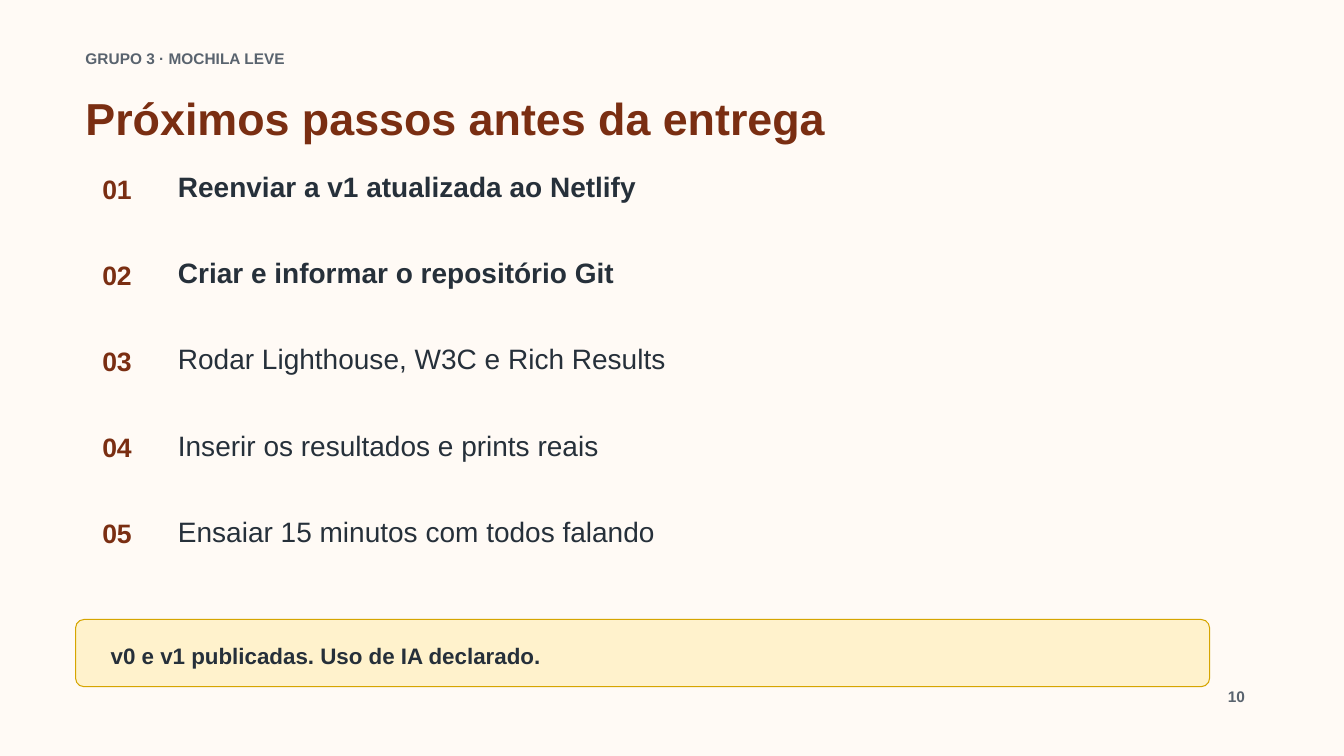
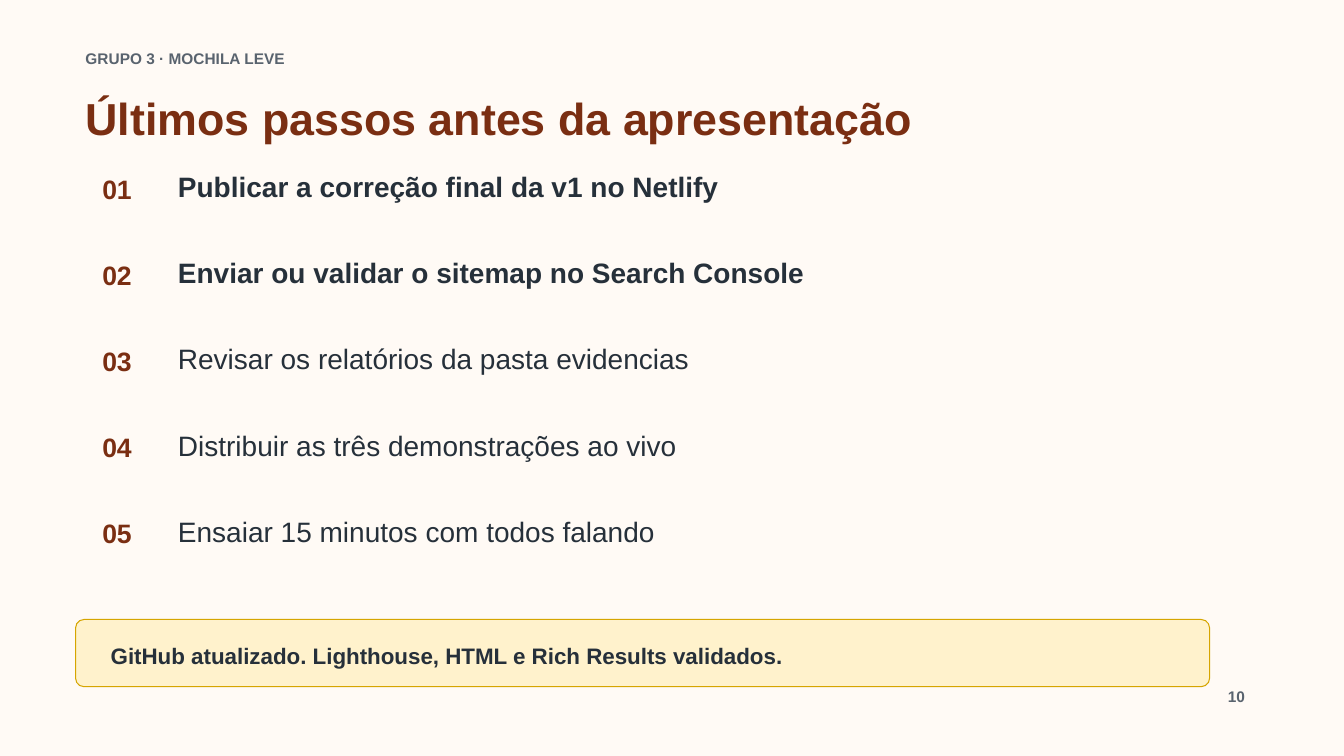
Before and after one commit to MRIshizawa/grupo3-blog-mochila-leve-seo, a slide deck: slide 10 of apresentacao-seo-grupo3.pptx. Drawn at 1344x756 pixels with LibreOffice and Linux fonts; fonts in the diff are those of the drawing. Boxes give left, top, right and bottom in pixels: in the first picture for what was removed or moved away, otherwise in the second. Text is boxed around its words. In the diff, an @@ line names an element or a change of style, - is before the commit and + after.

Commit message:
Adiciona evidências e resultados finais de SEO

```diff
--- a/apresentacao-seo-grupo3.pptx
+++ b/apresentacao-seo-grupo3.pptx
@@ text at box(85, 100, 912, 144): text changed @@
-Próximos passos antes da entrega
+Últimos passos antes da apresentação
@@ text at box(178, 176, 718, 202): text changed @@
-Reenviar a v1 atualizada ao Netlify
+Publicar a correção final da v1 no Netlify
@@ text at box(178, 262, 804, 289): text changed @@
-Criar e informar o repositório Git
+Enviar ou validar o sitemap no Search Console
@@ text at box(178, 348, 688, 375): text changed @@
-Rodar Lighthouse, W3C e Rich Results
+Revisar os relatórios da pasta evidencias
@@ text at box(178, 435, 676, 461): text changed @@
-Inserir os resultados e prints reais
+Distribuir as três demonstrações ao vivo
@@ text at box(111, 647, 782, 669): text changed @@
-v0 e v1 publicadas. Uso de IA declarado.
+GitHub atualizado. Lighthouse, HTML e Rich Results validados.
```
Also in this commit, not shown: 1 other slide changed, 15 other files.
